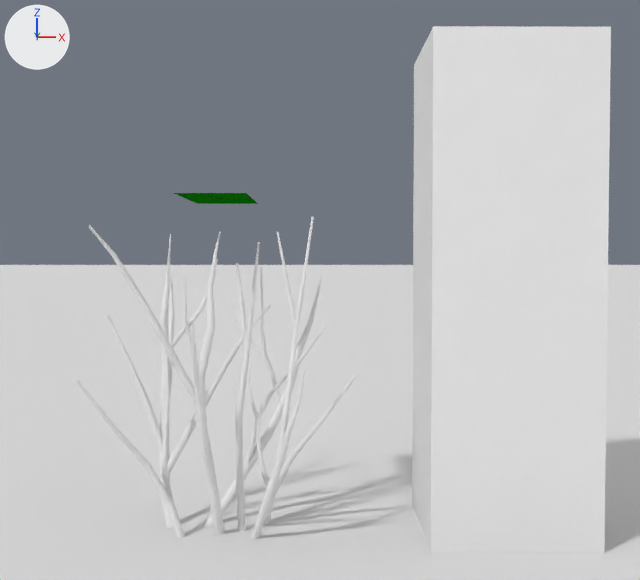
The Blender file props/Plants.blend: old version first, new version second.
Camera for both pictures: a camera (50 mm lens) standing at (0.37, -3.38, 1.04) and looking at (0.38, -0.01, 0.91). Every picture has the same lights, and +X, +Y and +Z are marked at upper left. The same objects are shown in both versions, whatever each file hides.

The older version as bpy lines, for what is in view:
```python
me_cube = bpy.data.meshes.new('Cube')
me_cube.from_pydata(...)  # a box spanning x -0.3..0.3, y -0.3..0.3, z -0.91..0.91
me_cylinder = bpy.data.meshes.new('Cylinder')
me_cylinder.from_pydata(...)  # 1344 vertices, 1205 faces; spans x -0.473..0.529, y -0.547..0.526, z -0.034..1.181
me_plane_001 = bpy.data.meshes.new('Plane.001')
me_plane_001.from_pydata([(-0.126, -0.31, 1.259), (0.126, -0.31, 1.259), (-0.126, 0.31, 1.259), (0.126, 0.31, 1.259), (0.0, -0.31, 1.259), (0.0, 0.31, 1.259)], [], [(4, 1, 3, 5), (0, 4, 5, 2)])
me_plane_001.materials.append(mat_bush1_leavs)  # its picture is missing
ob_bush1_branches = bpy.data.objects.new('Bush1 Branches', me_cylinder)
ob_bush1_branches.location = (0.0, 0.0, 0.0)
ob_cube = bpy.data.objects.new('Cube', me_cube)
ob_cube.location = (1.073, 0.0, 0.914)
ob_plane_001 = bpy.data.objects.new('Plane.001', me_plane_001)
ob_plane_001.location = (0.0, 0.0, 0.0)
# also in view: 'Plane' at (0.0, 0.0, 0.0)
```
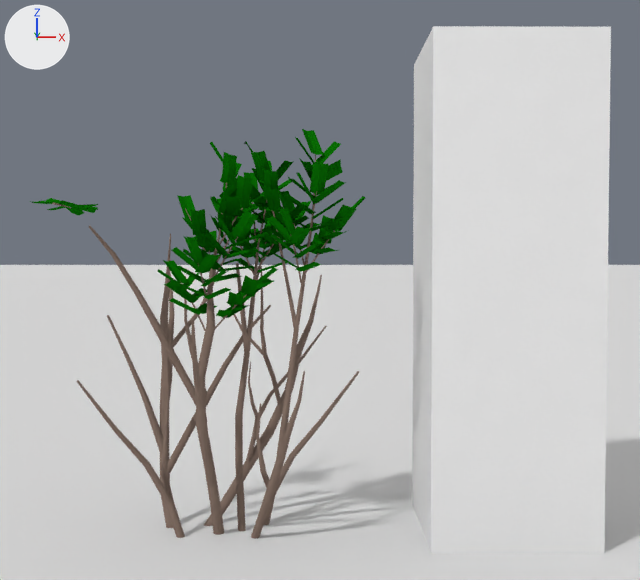
Commit message: Added awesome looking leaves (Not anywhere near done yet though)

Pixel boxes (x1, y1, x2, y2) of what changed, in the pictures (640 x 580 px):
'Bush1 Branches', recoloured (white to brown): (76, 217, 359, 539) in both
'Plane.001', reshaped: before (174, 193, 258, 204); after (29, 129, 365, 331)
part 1 of me_plane_001, built on: before (174, 193, 258, 204); after (157, 129, 365, 331)
part 2 of me_plane_001, added: after (29, 198, 98, 215)

What changed in the scene script:
```text
Add mat_branch:
    mat_branch = diffuse_material('Branch')
    mat_branch.base_color = (0.221, 0.159, 0.128)  # brown #816f64
Change me_plane_001:
    used by ob_plane_001; location = (0.0, 0.0, 0.0)
    remove me_plane_001.from_pydata(...)  # 6 vertices, 2 faces; spans x -0.126..0.126, y -0.31..0.31, z 1.259
    add me_plane_001.from_pydata(...)  # 1872 vertices, 1085 faces; spans x -0.661..0.542, y -0.434..0.148, z 0.764..1.496
    me_plane_001 part 1: 6 vertices removed from x -0.126..0.126, y -0.31..0.31, z 1.259; 1782 vertices added at x -0.214..0.542, y -0.434..0.148, z 0.764..1.496
    me_plane_001 part 2: 90 vertices added at x -0.661..-0.42, y -0.305..0.032, z 1.198..1.257
    add me_plane_001.materials.append(mat_branch)  # brown #816f64
Change me_cylinder:
    where me_cylinder.from_pydata(...)  # 1344 vertices, 1205 faces; spans x -0.473..0.529, y -0.547..0.526, z -0.034..1.181
    add me_cylinder.materials.append(mat_branch)  # brown #816f64
```
